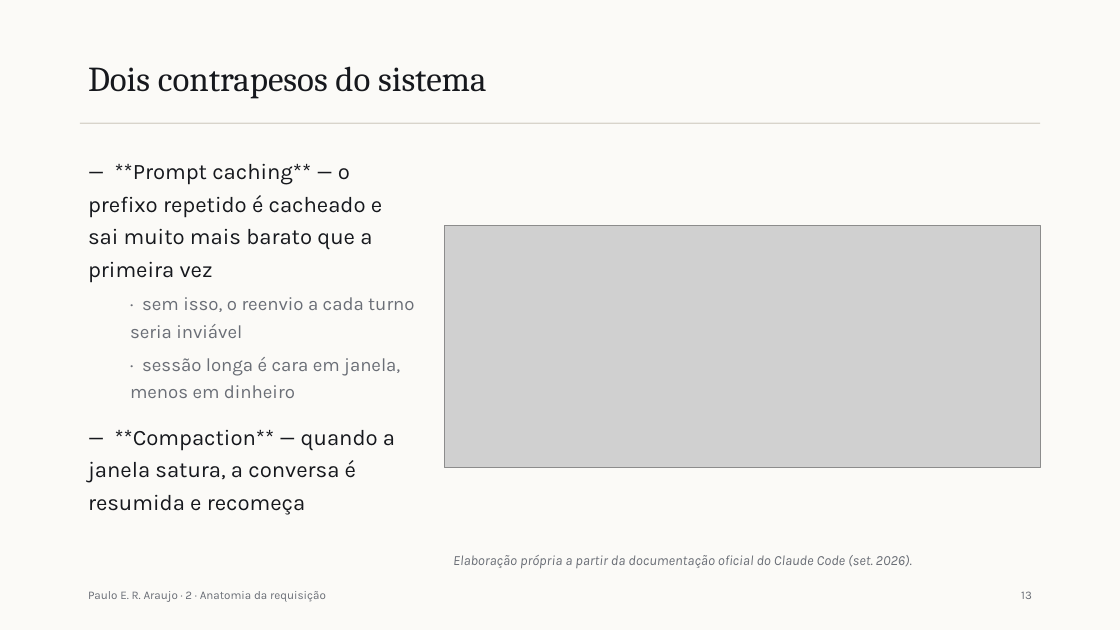
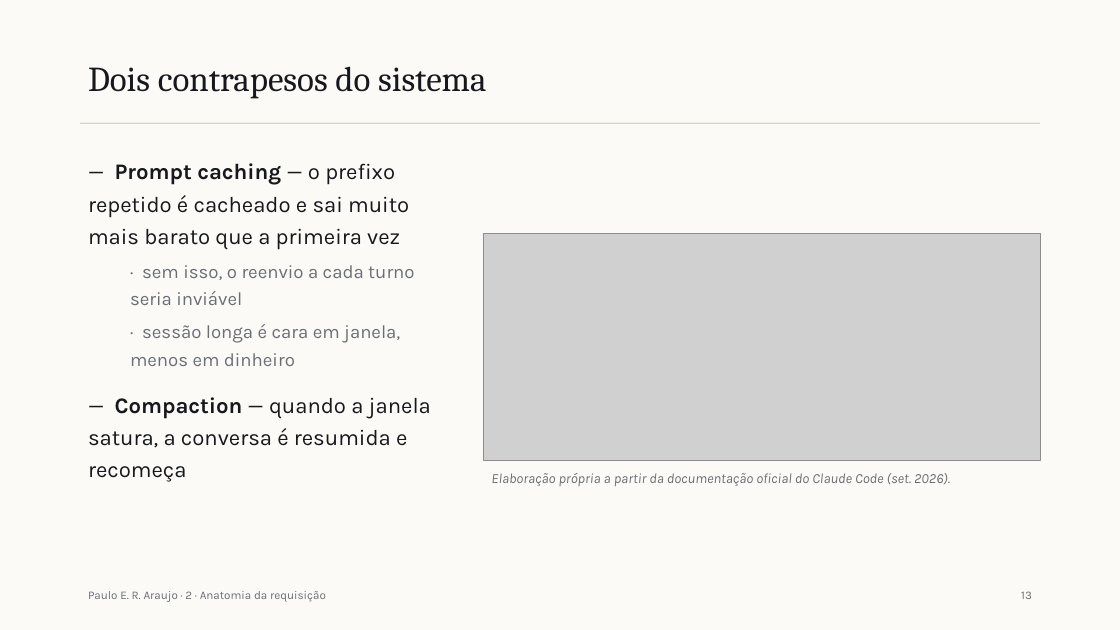
Before and after one commit to pumba-dev/claude-guide, a slide deck: slide 16 of slides/saida/aula-1.pptx. Drawn at 1120x630 pixels with LibreOffice and Linux fonts; fonts in the diff are those of the drawing; grey boxes stand for pictures. Boxes give left, top, right and bottom in pixels: in the first picture for what was removed or moved away, otherwise in the second. Text is boxed around its words. In the diff, an @@ line names an element or a change of style, - is before the commit and + after.

Commit message:
feat: export deck to PDF and validate rendering
The structural lint cannot see rendering defects. Exporting to PDF caught
literal markup, an overflowing figure label and an arrow crossing a caption,
all now fixed, plus inline bold and code formatting.

```diff
--- a/slides/saida/aula-1.pptx
+++ b/slides/saida/aula-1.pptx
@@ text at [88,163,409,250]: text changed @@
-— **Prompt caching** — o prefixo repetido é cacheado e sai muito mais barato que a primeira vez
+— Prompt caching — o prefixo repetido é cacheado e sai muito mais barato que a primeira vez
@@ picture: place and size @@
-picture at [444,226,1040,468]
+picture at [483,234,1040,460]
@@ text at [88,397,431,482]: text changed @@
-— **Compaction** — quando a janela satura, a conversa é resumida e recomeça
+— Compaction — quando a janela satura, a conversa é resumida e recomeça
@@ text "Elaboração própria a partir da ...": place and size @@
-text "Elaboração própria a partir da ..." at [453,555,912,569]
+text "Elaboração própria a partir da ..." at [491,473,950,486]
```
Also in this commit, not shown: 24 other slides changed, 6 other files.
